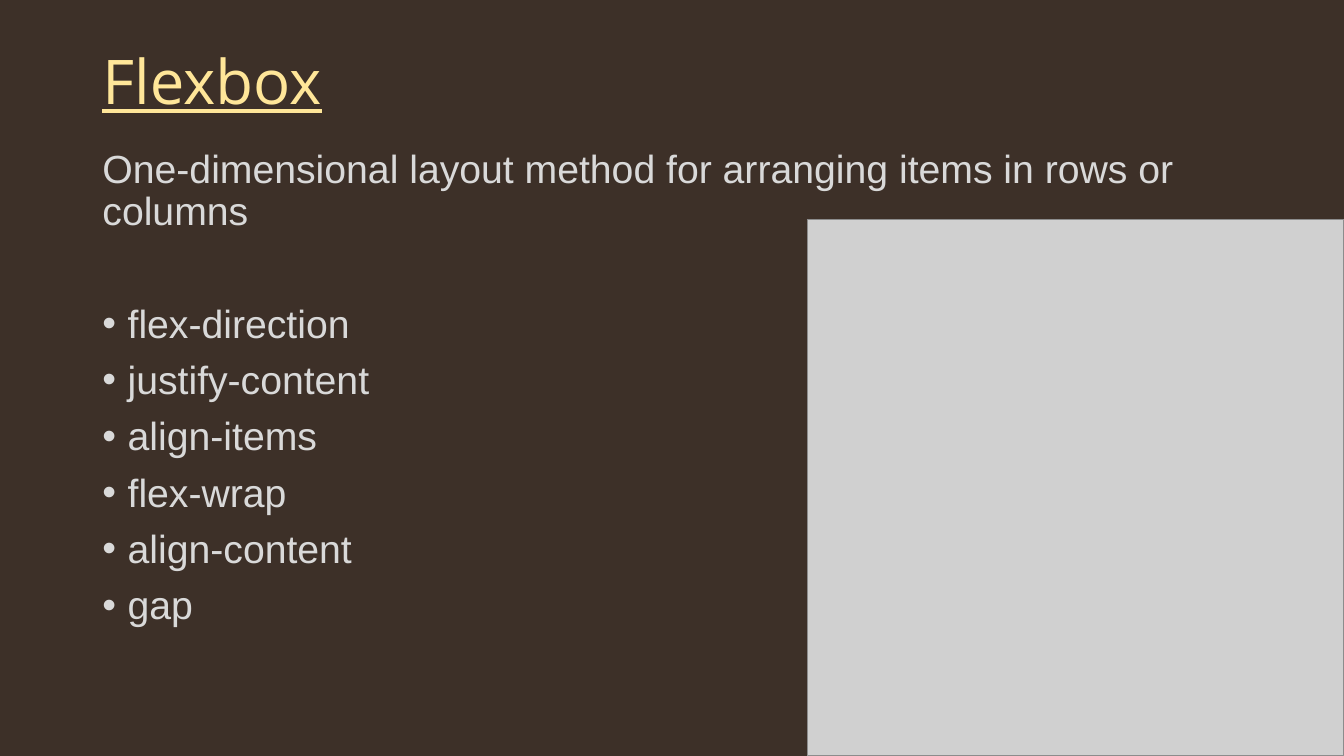
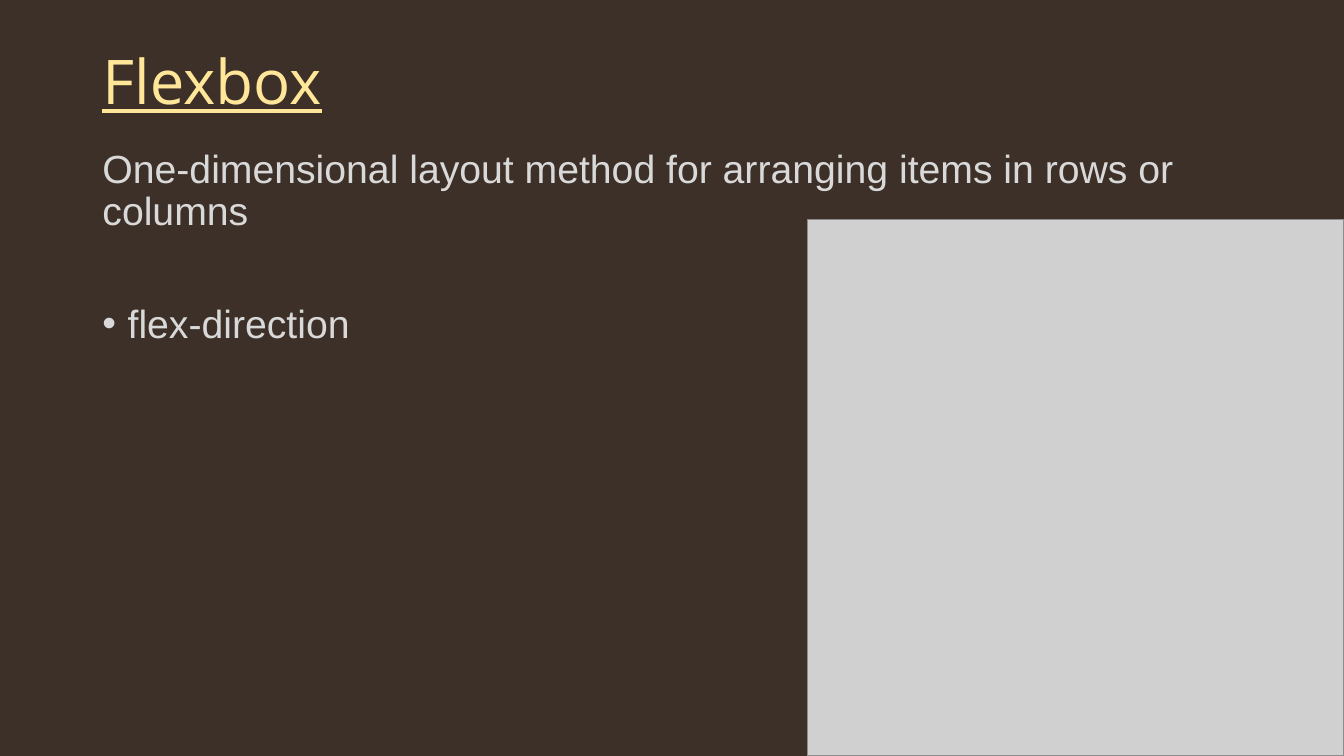
Before and after one commit to Bijit-Mondal/Web-Dev-Tutorial, a slide deck: slide 6 of 003CSS.pptx. Drawn at 1344x756 pixels with LibreOffice and Linux fonts; fonts in the diff are those of the drawing; grey boxes stand for pictures. Boxes give left, top, right and bottom in pixels: in the first picture for what was removed or moved away, otherwise in the second. Text is boxed around its words. In the diff, an @@ line names an element or a change of style, - is before the commit and + after.

Commit message:
PPT Updated

```diff
--- a/003CSS.pptx
+++ b/003CSS.pptx
@@ text at box(128, 365, 369, 627): paragraphs removed @@
-• justify-content
-• align-items
-• flex-wrap
-• align-content
-• gap
```
Also in this commit, not shown: 7 slides added.
